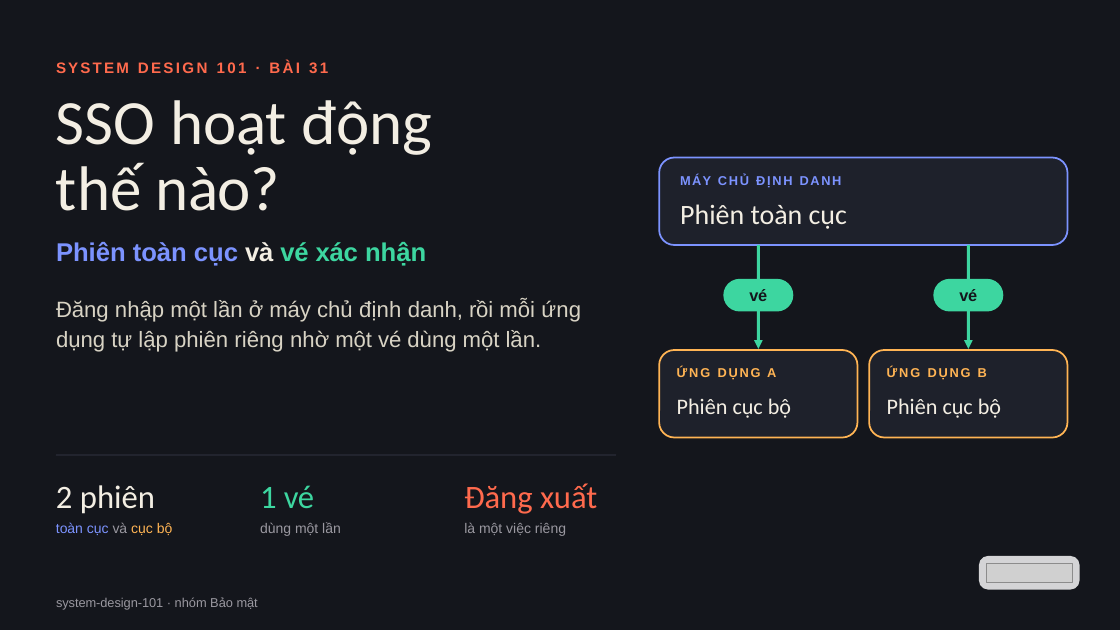
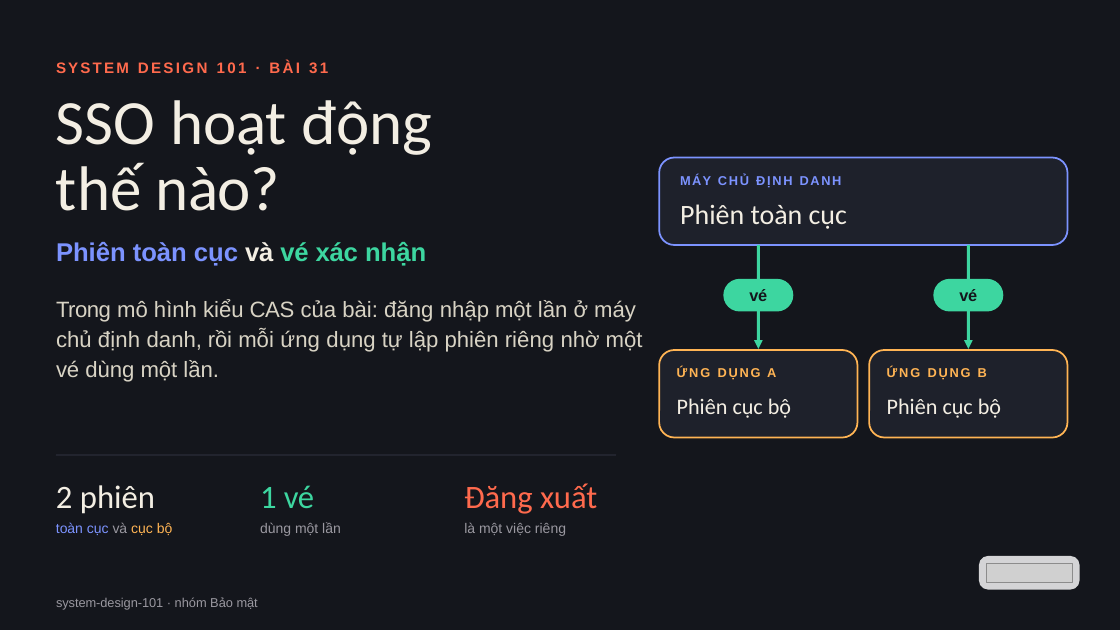
Before and after one commit to vohoailinh90/tool-marketing-studio, a slide deck: slide 1 of system-design-101/vi/lessons/sd-14-031/slides/sd-14-031.pptx. Drawn at 1120x630 pixels with LibreOffice and Linux fonts; fonts in the diff are those of the drawing; grey boxes stand for pictures. Boxes give left, top, right and bottom in pixels: in the first picture for what was removed or moved away, otherwise in the second. Text is boxed around its words. In the diff, an @@ line names an element or a change of style, - is before the commit and + after.

```diff
--- a/system-design-101/vi/lessons/sd-14-031/slides/sd-14-031.pptx
+++ b/system-design-101/vi/lessons/sd-14-031/slides/sd-14-031.pptx
@@ text at (x1=56, y1=300, x2=643, y2=382): text changed @@
-Đăng nhập một lần ở máy chủ định danh, rồi mỗi ứng dụng tự lập phiên riêng nhờ một vé dùng một lần.
+Trong mô hình kiểu CAS của bài: đăng nhập một lần ở máy chủ định danh, rồi mỗi ứng dụng tự lập phiên riêng nhờ một vé dùng một lần.
```
Also in this commit, not shown: 7 other slides changed.
